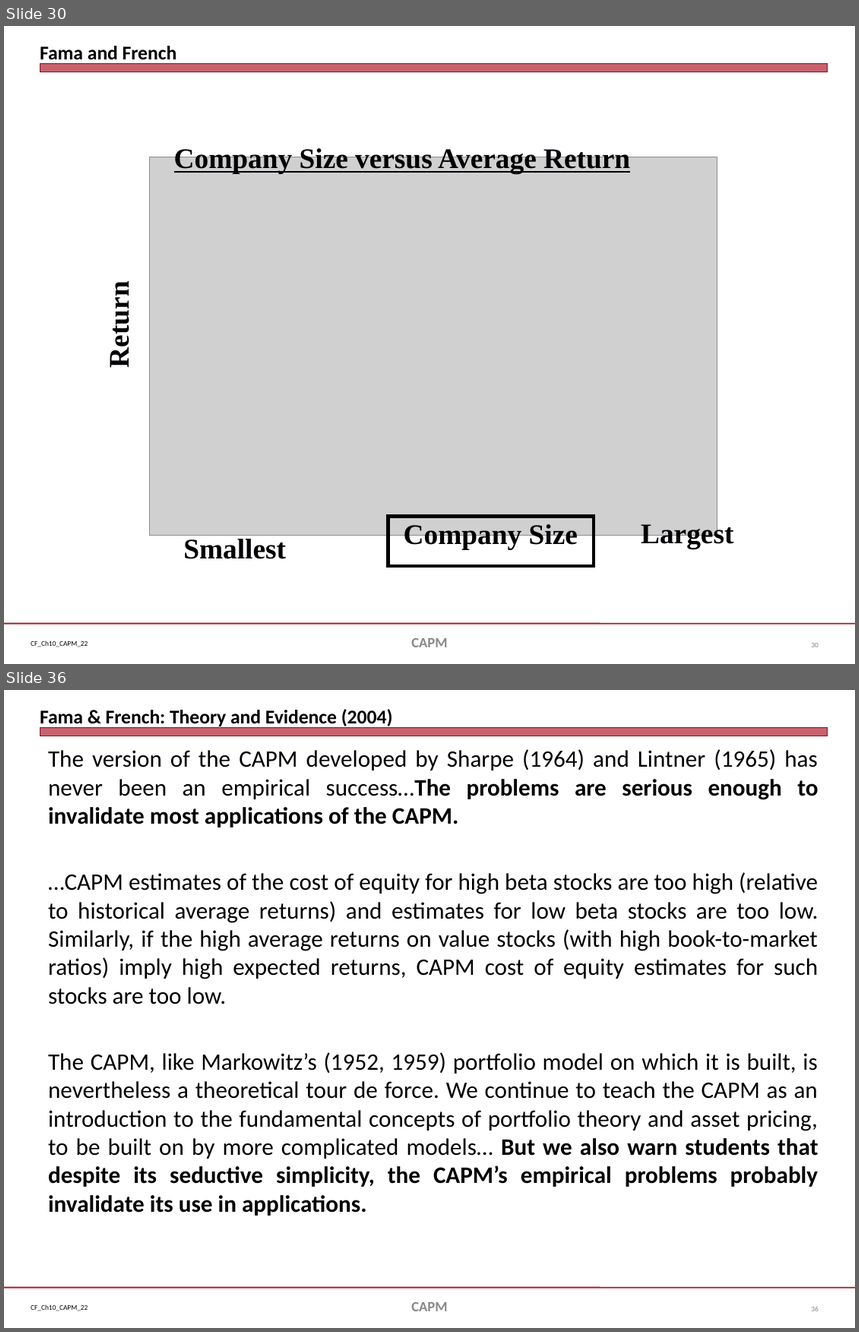
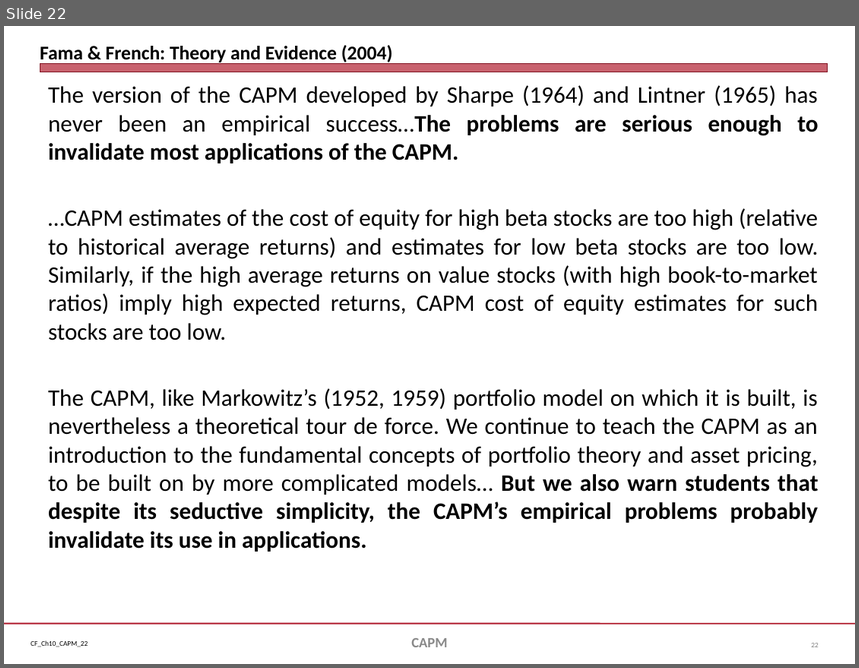
Before and after one commit to jmc877/Corporate-Finance, a slide deck: slides/CF_Ch10_CAPM_22.pptx. Shown one above the other, each under a label of ours: slides 30 and 36 before the commit, slide 22 after it; the slides between them are not shown. The pictures are 859x1332 and 859x668 pixels, drawn with LibreOffice and Linux fonts; fonts in the diff are those of the drawing; grey boxes stand for pictures. Boxes give left, top, right and bottom in pixels: in the first picture for what was removed or moved away, otherwise in the second. Text is boxed around its words. In the diff, an @@ line names an element or a change of style, - is before the commit and + after.

```diff
--- a/slides/CF_Ch10_CAPM_22.pptx
+++ b/slides/CF_Ch10_CAPM_22.pptx
@@ slide 30 removed at <box>4,26,855,664</box>, background #FFFFFF; not listed: 3 template elements that a slide beside it also shows @@
@@ title removed at <box>40,46,177,64</box> @@
-Fama and French
@@ picture removed at <box>150,157,718,535</box> @@
@@ text removed at <box>174,147,630,174</box> @@
-Company Size versus Average Return
@@ text removed at <box>104,290,135,366</box> @@
-Return
@@ rectangle removed at <box>388,517,594,566</box> @@
@@ text removed at <box>404,525,578,550</box> @@
-Company Size
@@ text removed at <box>641,522,734,549</box> @@
-Largest
@@ text removed at <box>183,539,286,560</box> @@
-Smallest
@@ text removed at <box>411,639,447,648</box> @@
-CAPM
@@ page number removed at <box>811,643,818,648</box> @@
-30
@@ what was slide 36 is now slide 22 @@
@@ page number at <box>811,643,818,648</box>: text changed @@
-36
+22
```
Also in this commit, not shown: 8 slides changed, 13 other slides removed, 4 other files.
